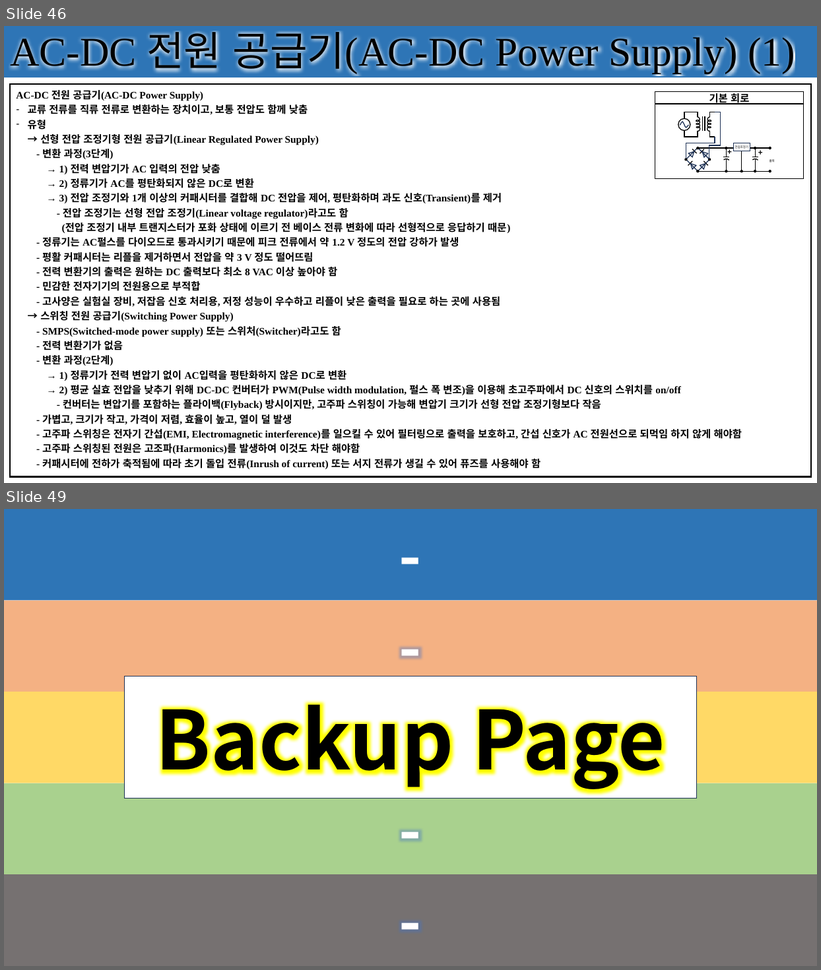
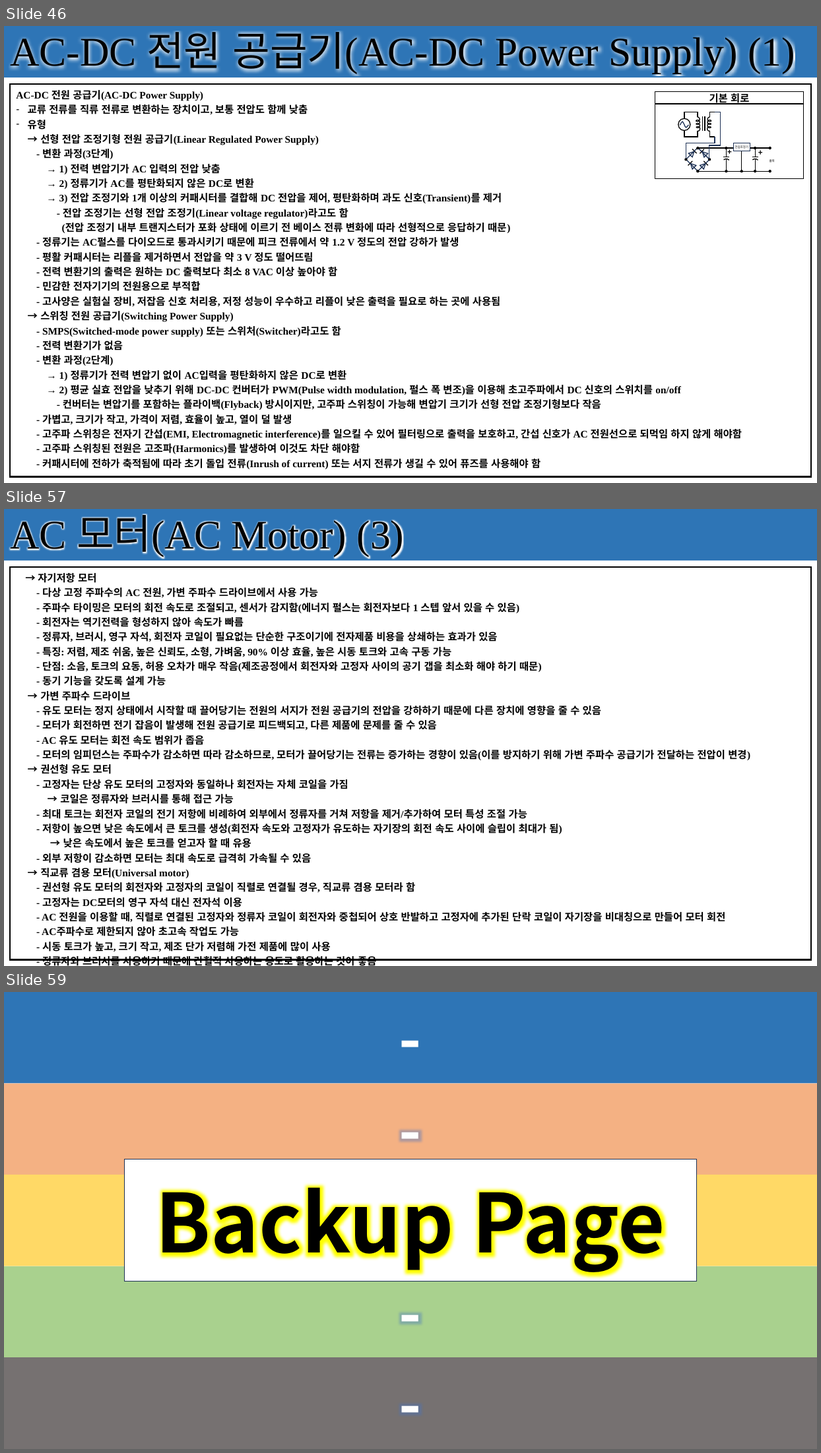
Before and after one commit to seonghokim/Study, a slide deck: Study Material/[KOR] Basic Electrical Circuit.pptx. Shown one above the other, each under a label of ours: slides 46 and 49 before the commit, slides 46, 57 and 59 after it; the slides between them are not shown. The pictures are 821x970 and 821x1453 pixels, drawn with LibreOffice and Linux fonts; fonts in the diff are those of the drawing. Boxes give left, top, right and bottom in pixels: in the first picture for what was removed or moved away, otherwise in the second. Text is boxed around its words. In the diff, an @@ line names an element or a change of style, - is before the commit and + after.

```diff
--- a/Study Material/[KOR] Basic Electrical Circuit.pptx
+++ b/Study Material/[KOR] Basic Electrical Circuit.pptx
@@ slide 57 added at (x1=4, y1=509, x2=817, y2=966), background #FFFFFF; not listed: 1 template element that a slide beside it also shows @@
@@ rectangle added at (x1=4, y1=509, x2=817, y2=561), fill #2E75B6, 48 pt, text #000000 @@
+AC 모터(AC Motor) (3)
@@ table added at (x1=10, y1=567, x2=812, y2=966), 1 rows, 1 columns @@
+→ 자기저항 모터 / - 다상 고정 주파수의 AC 전원, 가변 주파수 드라이브에서 사용 가능 / - 주파수 타이밍은 모터의 회전 속도로 조절되고, 센서가 감지함(에너지 펄스는 회전자보다 1 스텝 앞서 있을 수 있음) / - 회전자는 역기전력을 형성하지 않아 속도가 빠름 / - 정류자, 브러시, 영구 자석, 회전자 코일이 필요없는 단순한 구조이기에 전자제품 비용을 상쇄하는 효과가 있음 / - 특징: 저렴, 제조 쉬움, 높은 신뢰도, 소형, 가벼움, 90% 이상 효율, 높은 시동 토크와 고속 구동 가능 / - 단점: 소음, 토크의 요동, 허용 오차가 매우 작음(제조공정에서 회전자와 고정자 사이의 공기 갭을 최소화 해야 하기 때문) / - 동기 기능을 갖도록 설계 가능 / → 가변 주파수 드라이브 / - 유도 모터는 정지 상태에서 시작할 때 끌어당기는 전원의 서지가 전원 공급기의 전압을 강하하기 때문에 다른 장치에 영향을 줄 수 있음 / - 모터가 회전하면 전기 잡음이 발생해 전원 공급기로 피드백되고, 다른 제품에 문제를 줄 수 있음 / - AC 유도 모터는 회전 속도 범위가 좁음 / - 모터의 임피던스는 주파수가 감소하면 따라 감소하므로, 모터가 끌어당기는 전류는 증가하는 경향이 있음(이를 방지하기 위해 가변 주파수 공급기가 전달하는 전압이 변경) / → 권선형 유도 모터 / - 고정자는 단상 유도 모터의 고정자와 동일하나 회전자는 자체 코일을 가짐 / → 코일은 정류자와 브러시를 통해 접근 가능 / - 최대 토크는 회전자 코일의 전기 저항에 비례하여 외부에서 정류자를 거쳐 저항을 제거/추가하여 모터 특성 조절 가능 / - 저항이 높으면 낮은 속도에서 큰 토크를 생성(회전자 속도와 고정자가 유도하는 자기장의 회전 속도 사이에 슬립이 최대가 됨) / → 낮은 속도에서 높은 토크를 얻고자 할 때 유용 / - 외부 저항이 감소하면 모터는 최대 속도로 급격히 가속될 수 있음 / → 직교류 겸용 모터(Universal motor) / - 권선형 유도 모터의 회전자와 고정자의 코일이 직렬로 연결될 경우, 직교류 겸용 모터라 함 / - 고정자는 DC모터의 영구 자석 대신 전자석 이용 / - AC 전원을 이용할 때, 직렬로 연결된 고정자와 정류자 코일이 회전자와 중첩되어 상호 반발하고 고정자에 추가된 단락 코일이 자기장을 비대칭으로 만들어 모터 회전 / - AC주파수로 제한되지 않아 초고속 작업도 가능 / - 시동 토크가 높고, 크기 작고, 제조 단가 저렴해 가전 제품에 많이 사용 / - 정류자와 브러시를 사용하기 때문에 간헐적 사용하는 용도로 활용하는 것이 좋음 / → 인버티드 AC 모터 / 주의사항 / → 산업용 3상 유도 모터는 회전을 멈추기 전에 전원을 다시 가하면 손상될 수 있음 / → 잦은 재시동은 전류 서지에 의한 열이 축적될 가능성이 있음
@@ what was slide 49 is now slide 59 @@
```
Also in this commit, not shown: 3 slides changed, 9 other slides added.
